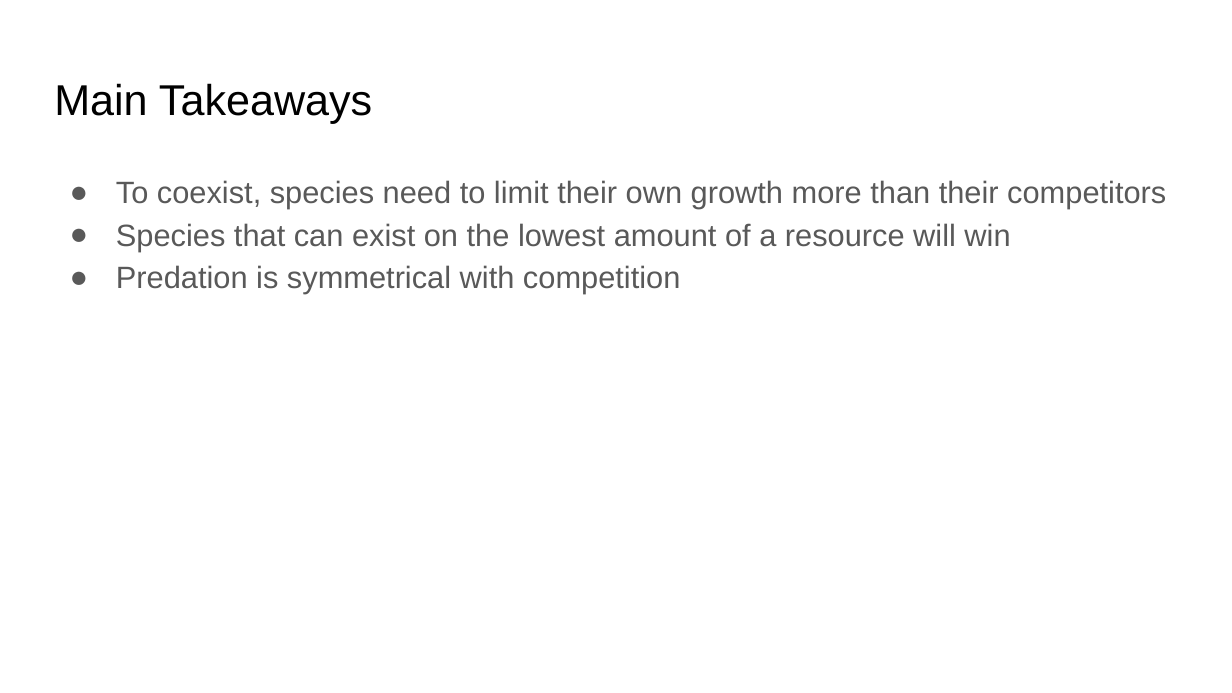
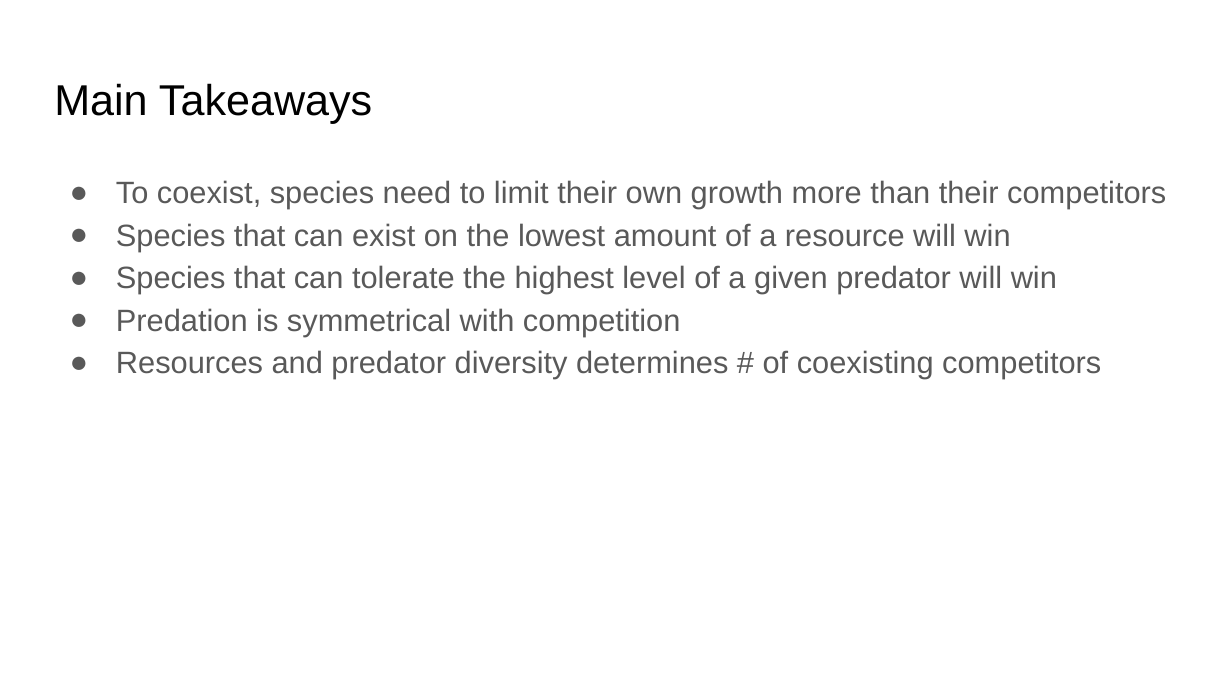
Before and after one commit to bmaitner/Community_ecology_course, a slide deck: slide 75 of lectures/Lecture_10_Competition.pptx (slide 72 before the commit). Drawn at 1232x693 pixels with LibreOffice and Linux fonts; fonts in the diff are those of the drawing. Boxes give left, top, right and bottom in pixels: in the first picture for what was removed or moved away, otherwise in the second. Text is boxed around its words. In the diff, an @@ line names an element or a change of style, - is before the commit and + after.

```diff
--- a/lectures/Lecture_10_Competition.pptx
+++ b/lectures/Lecture_10_Competition.pptx
@@ text at [116,265,1057,294]: paragraph added @@
+● Species that can tolerate the highest level of a given predator will win
@@ text at [116,350,1101,379]: paragraph added @@
+● Resources and predator diversity determines # of coexisting competitors
```
Also in this commit, not shown: 5 other slides changed, 3 slides added, 1 other file.
